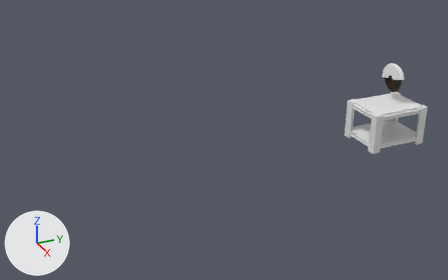
Two versions of the Blender file assets/Placeholders/models/slicer.blend, one commit apart.
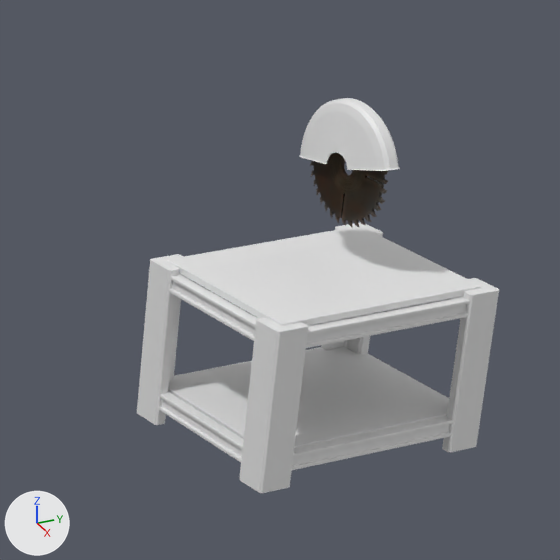
The first picture shows the older version from a camera (50 mm lens) standing at (130.0, -108.7, 74.5) and looking at (-0.7, -49.9, 9.1). The close-ups show both versions on the part from 70% to 99% of the width and 15% to 60% of the height of that picture; other places that the commit changed are outside them. The lights are fixed; the arrows at lower left show +X, +Y and +Z.
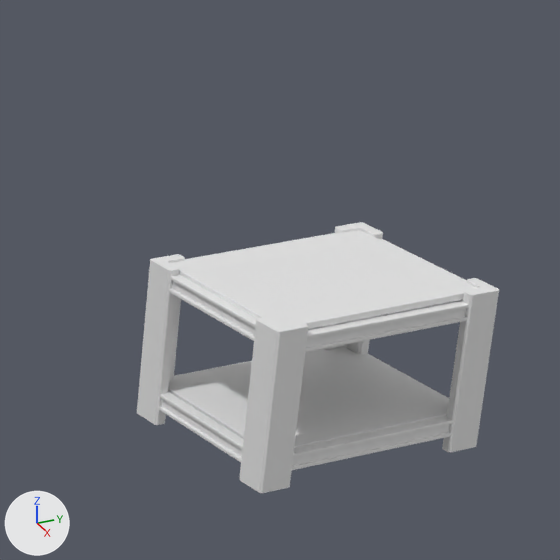
The newer file is also turned or shifted as a whole; pictures and numbers use the older file's frame.

Pixel boxes [x1, y1, x2, y2] of what changed, in the close-ups (560 x 560 px):
'Cube.013', moved
    before: [166, 226, 482, 326]
    after: [171, 230, 477, 329]
'Cylinder', deleted
    before: [299, 98, 400, 171]
'Cube.010', moved
    before: [306, 296, 470, 348]
    after: [305, 300, 469, 352]
'sawblade001a_reference.smd', deleted
    before: [310, 153, 389, 228]

Patch to the scene script:
```diff
--- a/assets/Placeholders/models/slicer.blend.py
+++ b/assets/Placeholders/models/slicer.blend.py
@@ ob_cube_010 @@
 ob_cube_010 = bpy.data.objects.new('Cube.010', me_cube_010)
-ob_cube_010.location = (6.37, -2.29, 10.33)
+ob_cube_010.location = (6.37, -2.29, 10.07)
 ob_cube_010.rotation_euler = (4.712, -1.571, 0.0)  # degrees (270, -90, 0)
@@ ob_cube_013 @@
 ob_cube_013 = bpy.data.objects.new('Cube.013', me_cube_013)
-ob_cube_013.location = (0.0, 0.0, 12.4)
+ob_cube_013.location = (0.0, 0.0, 12.14)
 ob_cube_013.rotation_euler = (3.142, 0.0, 0.0)  # degrees (180, 0, 0)
@@ ob_sawblade001a_reference_smd @@
-ob_sawblade001a_reference_smd = bpy.data.objects.new('sawblade001a_reference.smd', me_props_junk_sawblade001a_mdl_body_sawblade001a_reference_smd_mes)
-ob_sawblade001a_reference_smd.parent = ob_rotate_saw
-ob_sawblade001a_reference_smd.matrix_parent_inverse = Matrix(((1.0, 0.0, 0.0, 1.353), (0.0, 1.0, 0.0, -2.227), (0.0, 0.0, 1.0, -17.8), (0.0, 0.0, 0.0, 1.0)))
-ob_sawblade001a_reference_smd.location = (-1.353, 2.227, 17.8)
-ob_sawblade001a_reference_smd.rotation_euler = (-1.571, 1.571, 0.0)  # degrees (-90, 90, 0)
-ob_sawblade001a_reference_smd.scale = (11.4, 11.4, 11.4)
@@ ob_cylinder @@
-ob_cylinder = bpy.data.objects.new('Cylinder', me_cylinder)
-ob_cylinder.location = (-1.35, 2.24, 17.8)
-ob_cylinder.rotation_euler = (1.571, 0.0, 0.0)  # degrees (90, 0, 0)
-ob_cylinder.scale = (4.45, 4.45, 1.95)
```
